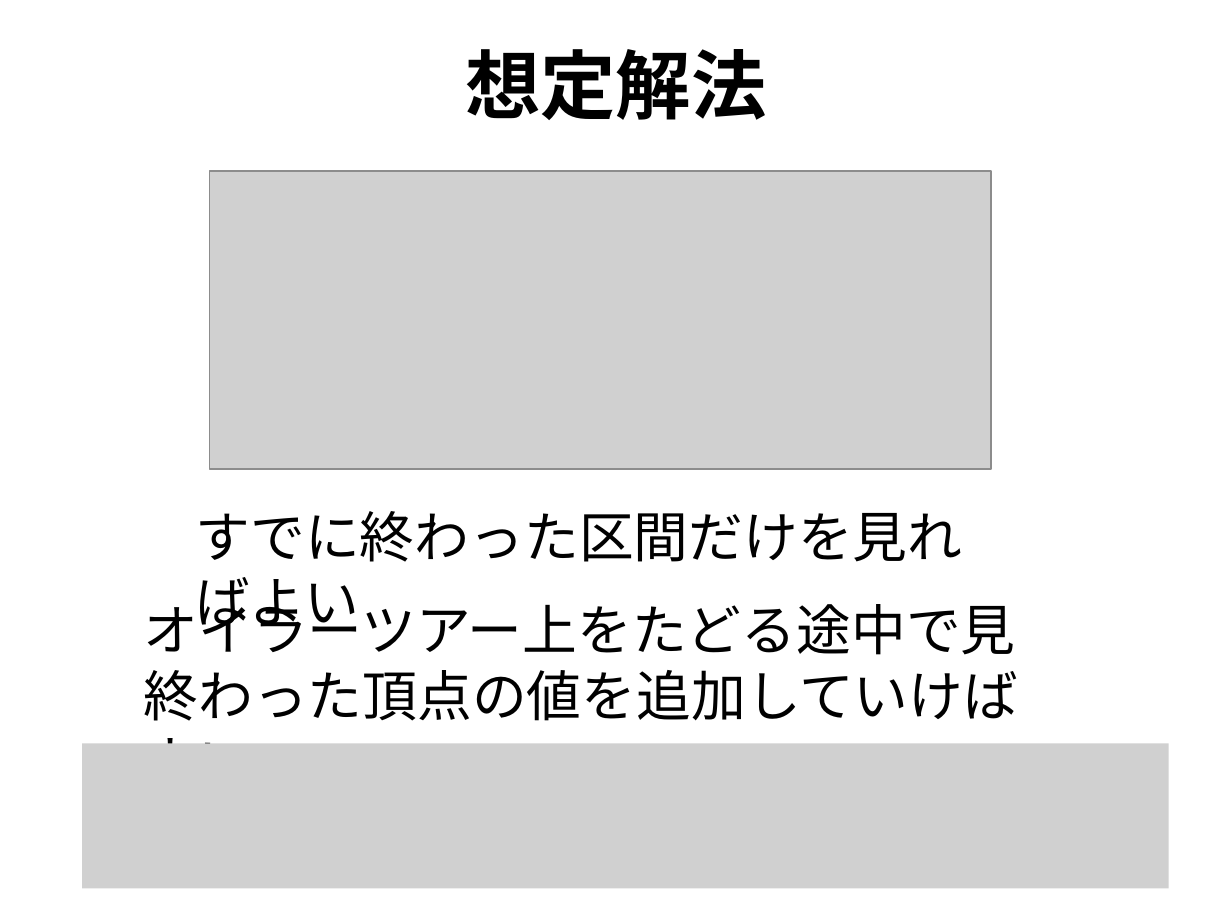
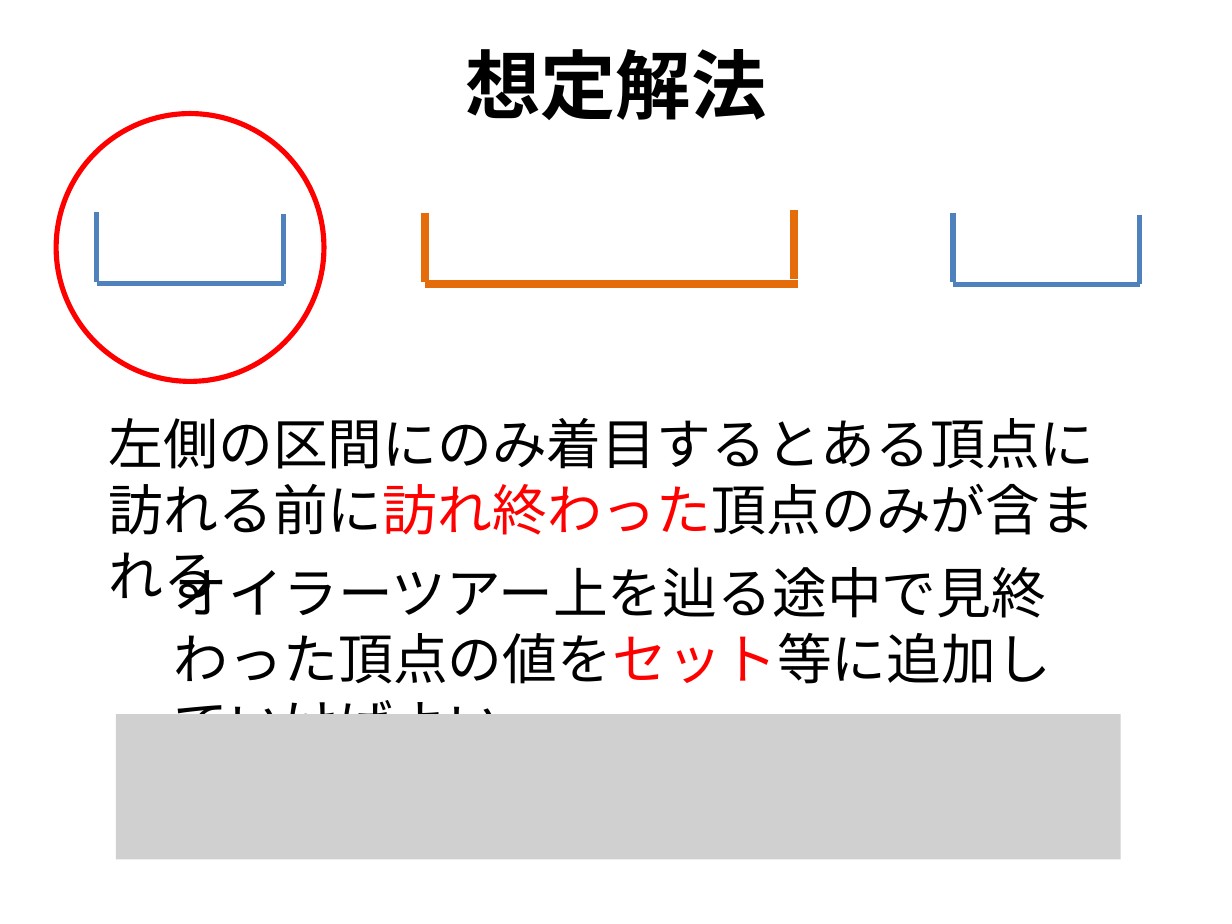
Before and after one commit to utpcjp/utpcjp.github.com, a slide deck: slide 7 of 2013/slides/I.pptx (slide 4 before the commit). Drawn at 1232x924 pixels with LibreOffice and Linux fonts; fonts in the diff are those of the drawing; grey boxes stand for pictures. Boxes give left, top, right and bottom in pixels: in the first picture for what was removed or moved away, otherwise in the second. Text is boxed around its words. In the diff, an @@ line names an element or a change of style, - is before the commit and + after.

```diff
--- a/2013/slides/I.pptx
+++ b/2013/slides/I.pptx
@@ ellipse added at (x1=57, y1=113, x2=324, y2=381), outline #FF0000 3 pt @@
@@ picture removed at (x1=209, y1=171, x2=992, y2=469) @@
@@ line added from (795, 209) to (795, 280), #E46C0A 4.5 pt @@
@@ line added from (96, 212) to (96, 282), #4F81BD 3 pt @@
@@ line added from (283, 214) to (283, 283), #4F81BD 3 pt @@
@@ line added from (425, 213) to (425, 282), #E46C0A 4.5 pt @@
@@ line added from (954, 213) to (954, 282), #4F81BD 3 pt @@
@@ line added from (1140, 214) to (1140, 285), #4F81BD 3 pt @@
@@ line added from (96, 283) to (283, 283), #4F81BD 3 pt @@
@@ line added from (425, 285) to (798, 285), #E46C0A 4.5 pt @@
@@ line added from (954, 285) to (1140, 285), #4F81BD 3 pt @@
@@ text at (x1=109, y1=418, x2=1095, y2=535): text changed @@
-すでに終わった区間だけを見ればよい
+左側の区間にのみ着目するとある頂点に訪れる前に訪れ終わった頂点のみが含まれる
@@ text at (x1=174, y1=557, x2=1051, y2=714): text changed @@
-オイラーツアー上をたどる途中で見終わった頂点の値を追加していけばよい
+オイラーツアー上を辿る途中で見終わった頂点の値をセット等に追加していけばよい
@@ picture resized from (x1=83, y1=743, x2=1169, y2=888) to (x1=116, y1=715, x2=1121, y2=860) @@
```
Also in this commit, not shown: 2 other slides changed, 6 slides added, 1 slide removed, 6 other files.
